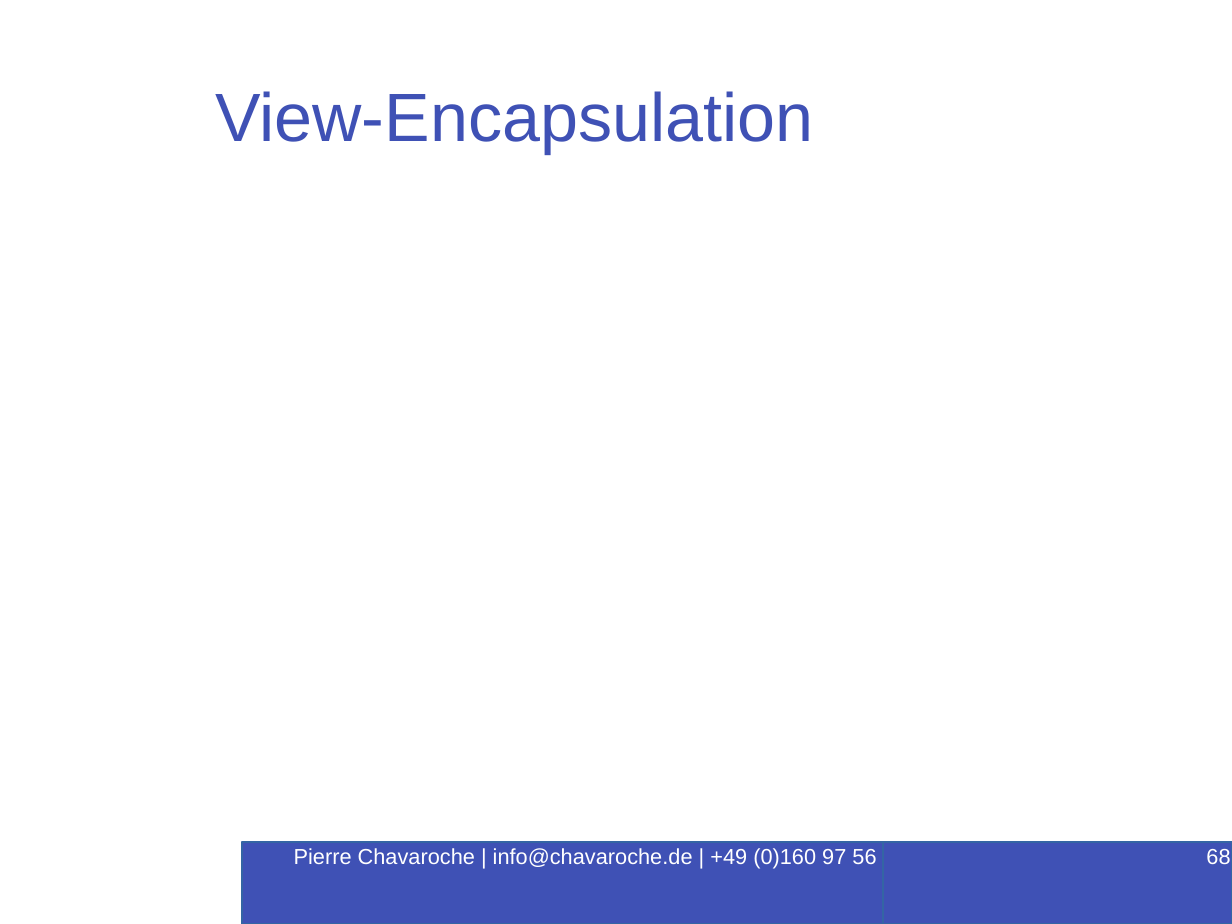
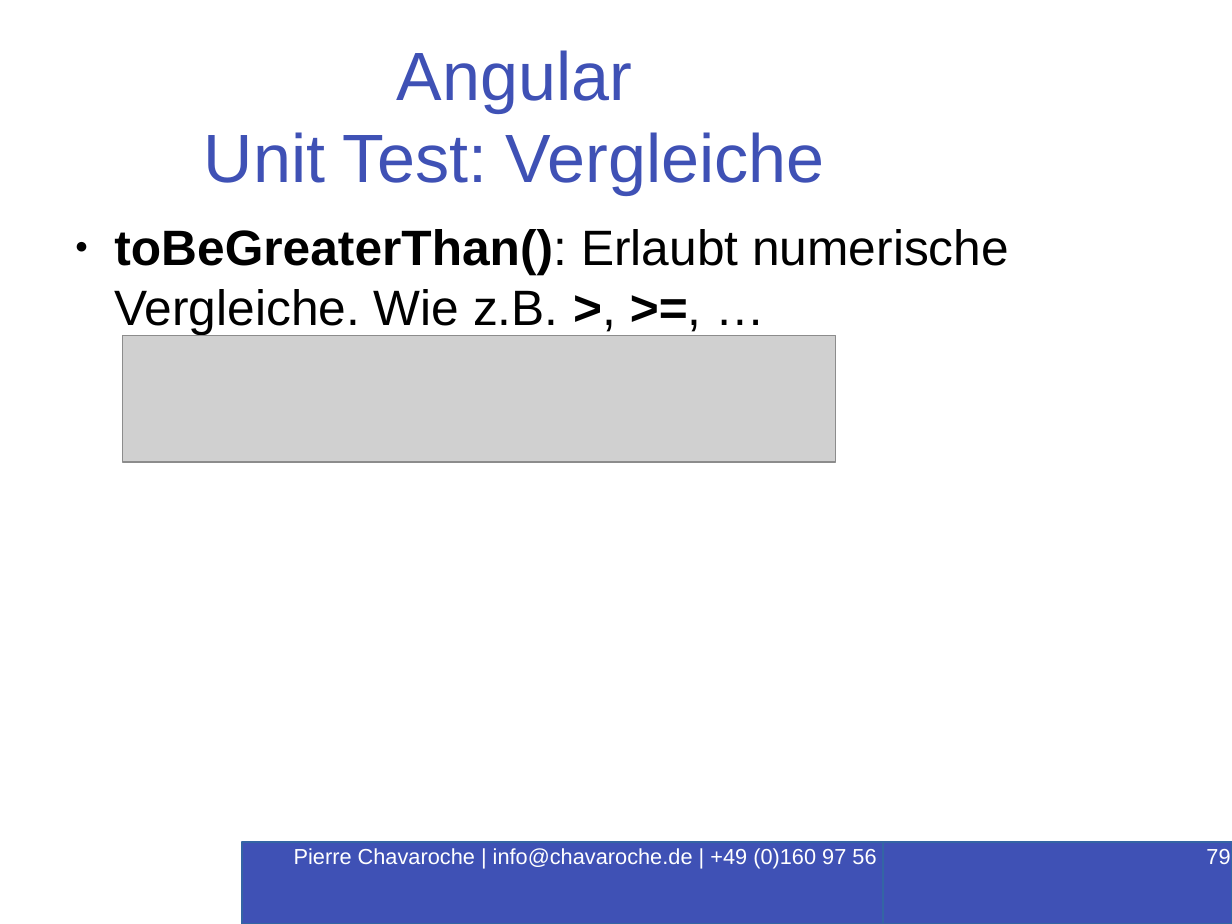
Before and after one commit to PierreChavaroche/workshop-presentation, a slide deck: slide 79 of Angular-RxJS.odp (slide 68 before the commit). Drawn at 1232x924 pixels with LibreOffice and Linux fonts; fonts in the diff are those of the drawing; grey boxes stand for pictures; background and template pictures are left out. Boxes give left, top, right and bottom in pixels: in the first picture for what was removed or moved away, otherwise in the second. Text is boxed around its words. In the diff, an @@ line names an element or a change of style, - is before the commit and + after.

```diff
--- a/Angular-RxJS.odp
+++ b/Angular-RxJS.odp
@@ title at (204, 50, 825, 194): text changed @@
-View-Encapsulation
+Angular
+Unit Test: Vergleiche
@@ text added at (114, 229, 1009, 335), 32 pt, text #000000 @@
+● toBeGreaterThan(): Erlaubt numerische Vergleiche. Wie z.B. >, >=, …
@@ picture added at (122, 335, 836, 463) @@
@@ page number at (1206, 849, 1230, 864): text changed @@
-68
+79
```
Also in this commit, not shown: 4 other slides changed, 14 slides added, 16 other files.
